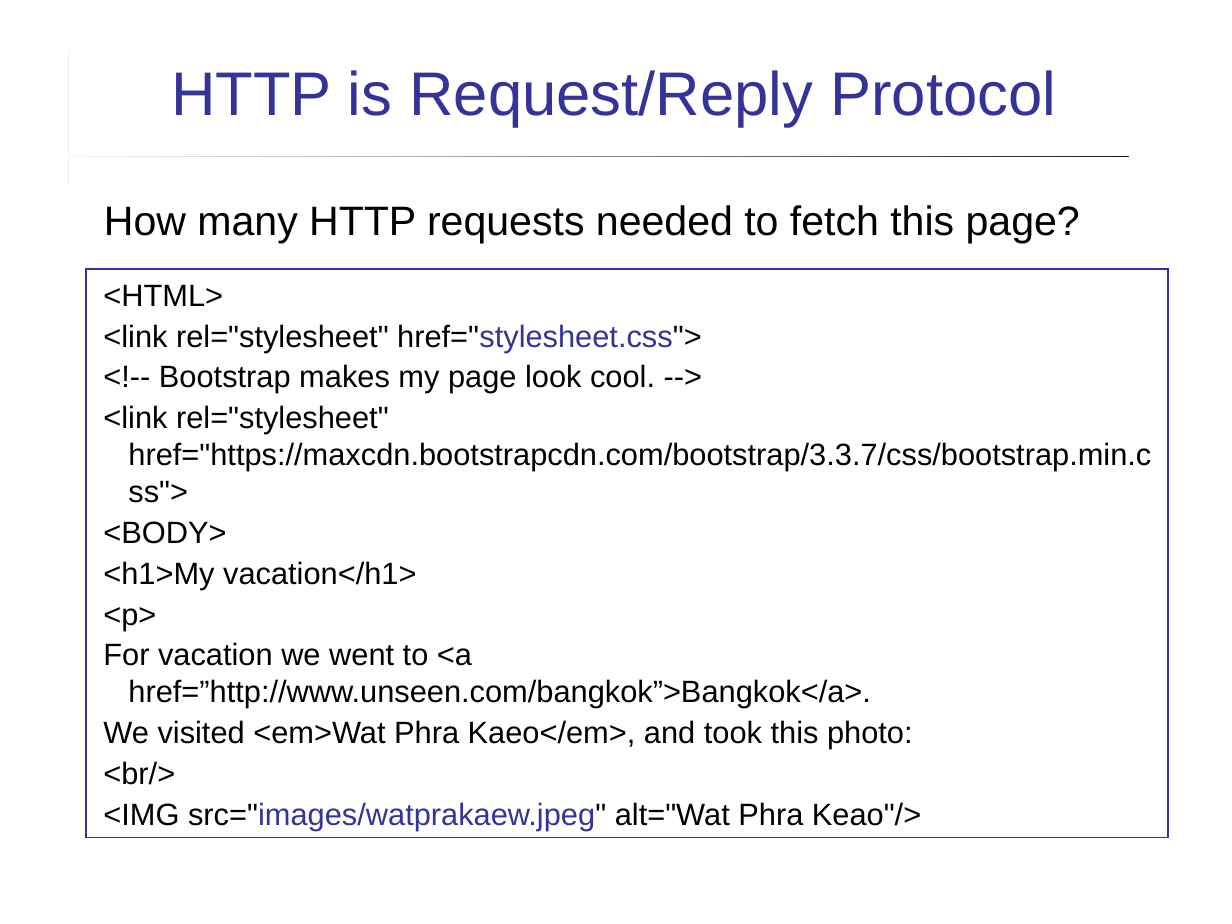
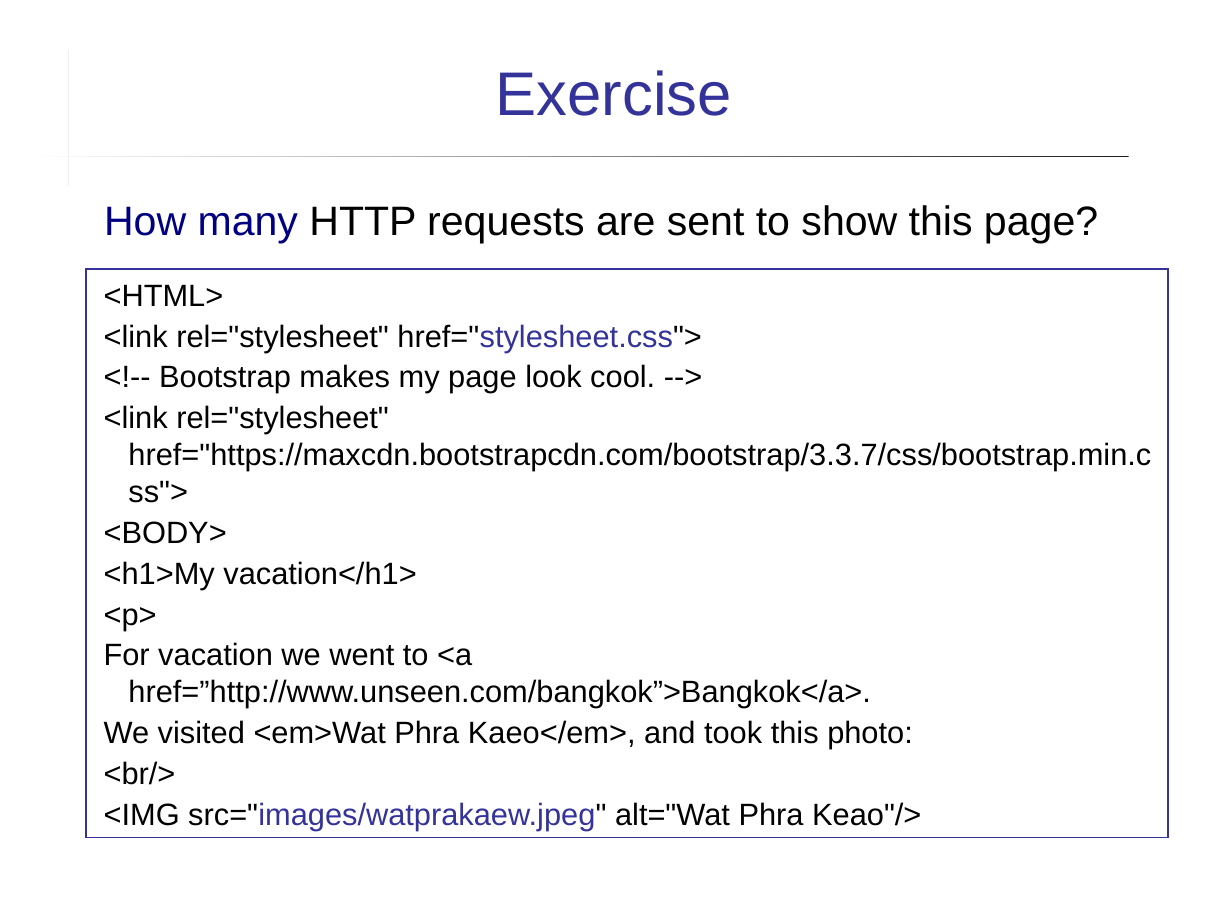
Before and after one commit to cpske/ISP, a slide deck: slide 14 of web/HTTP-in-Action.ppt (slide 13 before the commit). Drawn at 1232x924 pixels with LibreOffice and Linux fonts; fonts in the diff are those of the drawing. Boxes give left, top, right and bottom in pixels: in the first picture for what was removed or moved away, otherwise in the second. Text is boxed around its words. In the diff, an @@ line names an element or a change of style, - is before the commit and + after.

Commit message:
many minor updates

```diff
--- a/web/HTTP-in-Action.ppt
+++ b/web/HTTP-in-Action.ppt
@@ title at box(496, 70, 732, 116): text changed @@
-HTTP is Request/Reply Protocol
+Exercise
@@ text at box(104, 205, 1098, 244): text changed @@
-How many HTTP requests needed to fetch this page?
+How many HTTP requests are sent to show this page?
```
Also in this commit, not shown: 7 other slides changed, 1 slide added, 13 other files.
